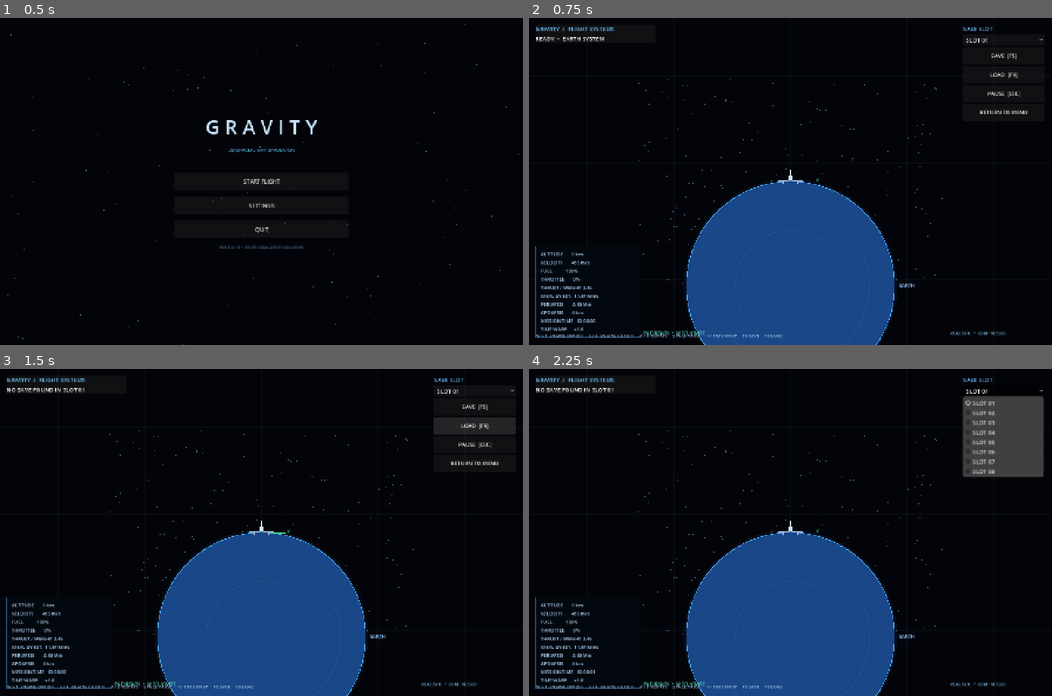
Above: before the commit, frames 1-4 (two rows, left to right).
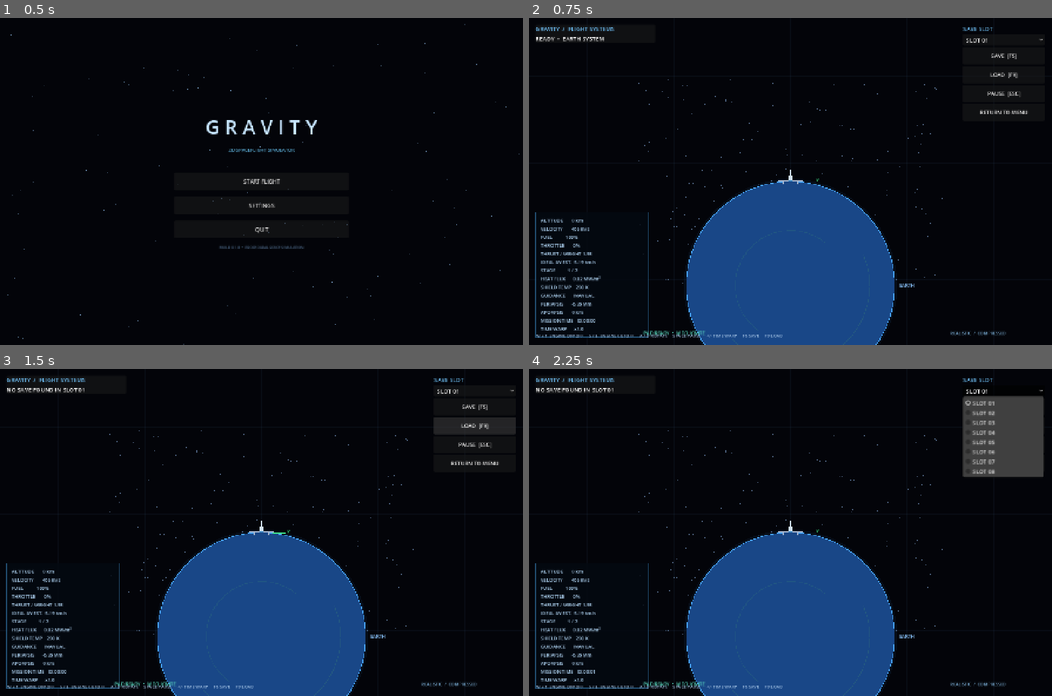
Above: after the commit, the same moments.

Repository: Blagos1195/Gravity-simulator
Game: Godot game, scene res://scenes/main.tscn
The game is run twice, just before and just after one commit, with the same random seed, the same clock (stepped at 60 frames per second) and the same inputs.
Inputs:
- Up to frame 1 (0.5 s): no input
- Up to frame 2 (0.75 s): click "START FLIGHT" at 0.5 s
- Up to frame 3 (1.5 s): click "LOAD [F9]" at 1.25 s
- Up to frame 4 (2.25 s): click "SLOT 01" at 2 s

Frame 1 is identical in both runs. In frame 2, 1.0% of the frame differs, in the area x 1-23%, y 59-98%; in frame 3, 1.0%; in frame 4, 1.0%.

Commit message:
Add adaptive integration, staging, gimbal, aero heating and guidance

Diff:
--- a/Gravity/scripts/simulation_view.gd
+++ b/Gravity/scripts/simulation_view.gd
@@ -4,13 +4,21 @@
 const G := PlanetarySystem.G
 const EARTH_MASS := PlanetarySystem.EARTH_MASS
 const EARTH_RADIUS := PlanetarySystem.EARTH_RADIUS
-const ROCKET_DRY_MASS := 12000.0
-const FUEL_CAPACITY := 300000.0
-const SEA_LEVEL_THRUST := 7.5e6
-const VACUUM_THRUST := 9.0e6
-const FUEL_FLOW := 2058.0
+const FIRST_STAGE_DRY_MASS := 12000.0
+const UPPER_STAGE_DRY_MASS := 3000.0
+const FIRST_STAGE_FUEL := 300000.0
+const UPPER_STAGE_FUEL := 80000.0
+const FIRST_STAGE_THRUST := 7.5e6
+const FIRST_STAGE_VACUUM_THRUST := 9.0e6
+const UPPER_STAGE_THRUST := 1.2e6
+const UPPER_STAGE_VACUUM_THRUST := 1.5e6
+const FIRST_STAGE_FLOW := 2058.0
+const UPPER_STAGE_FLOW := 300.0
 const DRAG_AREA := 0.45
+const LIFT_AREA := 1.8
+const DRAG_COEFFICIENT := 0.45
 const EARTH_ROTATION_RATE := 7.2921159e-5
+const MAX_HEAT_FLUX := 18.0
 
 var realism := "Realistic"
 var world_scale := "Compressed"
@@ -21,8 +29,15 @@
 var rocket_position := Vector2(0, -EARTH_RADIUS - 2.0)
 var velocity := Vector2(EARTH_RADIUS * EARTH_ROTATION_RATE, 0.0)
 var rotation_angle := 0.0
-var fuel := FUEL_CAPACITY
+var fuel := FIRST_STAGE_FUEL
+var stage_index := 0
+var discarded_stage_mass := 0.0
 var throttle := 0.0
+var gimbal_angle := 0.0
+var guidance_enabled := false
+var heat_flux_mw := 0.0
+var heat_shield_temperature := 290.0
+var peak_heat_flux_mw := 0.0
 var camera_zoom := 0.000045
 var camera_offset := Vector2.ZERO
 var trail: Array[Vector2] = []
@@ -45,10 +60,13 @@
 
 func _process(delta: float) -> void:
     if not paused:
-        var steps := maxi(1, int(ceil(time_warp * delta / 0.05)))
-        var step_delta := time_warp * delta / float(steps)
-        for i in range(steps):
+        var remaining := time_warp * delta
+        var iterations := 0
+        while remaining > 0.000001 and iterations < 20000:
+            var step_delta := minf(remaining, _adaptive_step_size())
             _physics_step(step_delta)
+            remaining -= step_delta
+            iterations += 1
     trail_timer += delta
     if trail_timer >= 0.12:
         trail_timer = 0.0
@@ -67,22 +85,35 @@
         if inward_speed < 0.0:
             velocity -= surface_normal * inward_speed
 
+    if guidance_enabled:
+        _update_guidance(dt)
+
     throttle = 1.0 if thrust_key_down and fuel > 0.0 else 0.0
-    var fuel_used := minf(fuel, FUEL_FLOW * throttle * dt)
+    var engine_flow := FIRST_STAGE_FLOW if stage_index == 0 else UPPER_STAGE_FLOW
+    var fuel_used := minf(fuel, engine_flow * throttle * dt)
     var average_fuel := fuel - fuel_used * 0.5
-    var mass := ROCKET_DRY_MASS + average_fuel
+    var upper_stack_mass := UPPER_STAGE_DRY_MASS + UPPER_STAGE_FUEL if stage_index == 0 else 0.0
+    var active_dry_mass := FIRST_STAGE_DRY_MASS if stage_index == 0 else UPPER_STAGE_DRY_MASS
+    var mass := active_dry_mass + upper_stack_mass + average_fuel
     var thrust := _engine_thrust(maxf(0.0, altitude)) * throttle
-    var thrust_acceleration := Vector2.UP.rotated(rotation_angle) * (thrust / maxf(1.0, mass))
+    var thrust_direction := Vector2.UP.rotated(rotation_angle + gimbal_angle)
+    var thrust_acceleration := thrust_direction * (thrust / maxf(1.0, mass))
 
     var initial_gravity := PlanetarySystem.gravity_acceleration(rocket_position, sim_time - dt)
-    var initial_drag := _aerodynamic_acceleration(rocket_position, velocity, mass)
-    velocity += (initial_gravity + initial_drag + thrust_acceleration) * (0.5 * dt)
+    var initial_aero := _aerodynamic_acceleration(rocket_position, velocity, mass)
+    velocity += (initial_gravity + initial_aero) * (0.5 * dt)
     rocket_position += velocity * dt
 
     var final_gravity := PlanetarySystem.gravity_acceleration(rocket_position, sim_time)
-    var final_drag := _aerodynamic_acceleration(rocket_position, velocity, mass)
-    velocity += (final_gravity + final_drag + thrust_acceleration) * (0.5 * dt)
+    var final_aero := _aerodynamic_acceleration(rocket_position, velocity, mass)
+    velocity += (final_gravity + final_aero + thrust_acceleration) * (0.5 * dt)
+    velocity += thrust_acceleration * (0.5 * dt)
     fuel = maxf(0.0, fuel - fuel_used)
+
+    _update_heating(dt, rocket_position.length() - EARTH_RADIUS, velocity.length())
+
+    if fuel <= 0.0 and stage_index == 0:
+        _separate_stage()
 
     var final_radius := rocket_position.length()
     if final_radius < EARTH_RADIUS + 0.5:
@@ -93,11 +124,20 @@
             velocity -= surface_normal * surface_velocity
 
     var final_altitude := maxf(0.0, rocket_position.length() - EARTH_RADIUS)
-    status_message = "ENGINE FIRING  •  T+%s" % _format_time(sim_time) if throttle > 0.0 else "PAD READY  •  W TO IGNITE" if final_altitude < 100.0 else "FLIGHT ACTIVE"
+    status_message = "STAGE %d  •  ENGINE FIRING" % (stage_index + 1) if throttle > 0.0 else "PAD READY  •  W TO IGNITE" if final_altitude < 100.0 else "FLIGHT ACTIVE"
+
+func _adaptive_step_size() -> float:
+    var altitude := maxf(0.0, rocket_position.length() - EARTH_RADIUS)
+    var gravity := G * EARTH_MASS / pow(rocket_position.length(), 2.0)
+    var dynamic_limit := 0.08 * sqrt(maxf(1.0, altitude + 1000.0) / maxf(0.1, gravity))
+    var atmosphere_limit := 5000.0 / maxf(100.0, velocity.length()) if altitude < PlanetarySystem.ATMOSPHERE_HEIGHT else 0.25
+    return clampf(minf(dynamic_limit, atmosphere_limit), 0.002, 0.25)
 
 func _engine_thrust(altitude: float) -> float:
     var vacuum_fraction := clampf(altitude / 100000.0, 0.0, 1.0)
-    return lerpf(SEA_LEVEL_THRUST, VACUUM_THRUST, vacuum_fraction)
+    if stage_index == 0:
+        return lerpf(FIRST_STAGE_THRUST, FIRST_STAGE_VACUUM_THRUST, vacuum_fraction)
+    return lerpf(UPPER_STAGE_THRUST, UPPER_STAGE_VACUUM_THRUST, vacuum_fraction)
 
 func _aerodynamic_acceleration(position: Vector2, current_velocity: Vector2, mass: float) -> Vector2:
     if realism not in ["Realistic", "Hardcore"]:
@@ -111,8 +151,42 @@
     var relative_speed := relative_velocity.length()
     if relative_speed < 0.01:
         return Vector2.ZERO
-    var drag_force := 0.5 * density * relative_speed * relative_speed * DRAG_AREA
-    return -relative_velocity.normalized() * (drag_force / maxf(1.0, mass))
+    var direction := relative_velocity / relative_speed
+    var nose := Vector2.UP.rotated(rotation_angle + gimbal_angle)
+    var angle_of_attack := asin(clampf(nose.cross(direction), -1.0, 1.0))
+    var drag_force := 0.5 * density * relative_speed * relative_speed * DRAG_AREA * DRAG_COEFFICIENT
+    var lift_force := 0.5 * density * relative_speed * relative_speed * LIFT_AREA * sin(2.0 * angle_of_attack) * 0.35
+    var lift_direction := Vector2(-direction.y, direction.x)
+    return -direction * (drag_force / maxf(1.0, mass)) + lift_direction * (lift_force / maxf(1.0, mass))
+
+func _update_heating(dt: float, altitude: float, speed: float) -> void:
+    if altitude >= PlanetarySystem.ATMOSPHERE_HEIGHT:
+        heat_flux_mw = 0.0
+    else:
+        var density := PlanetarySystem.atmospheric_density(altitude)
+        heat_flux_mw = 1.83e-4 * sqrt(maxf(0.0, density)) * pow(speed, 3.0) / 1000000.0
+    peak_heat_flux_mw = maxf(peak_heat_flux_mw, heat_flux_mw)
+    var heating_rate := heat_flux_mw * 0.018
+    var cooling_rate := maxf(0.0, heat_shield_temperature - 290.0) * 0.0008
+    heat_shield_temperature = maxf(290.0, heat_shield_temperature + (heating_rate - cooling_rate) * dt)
+
+func _separate_stage() -> void:
+    if stage_index != 0:
+        return
+    discarded_stage_mass += FIRST_STAGE_DRY_MASS
+    stage_index = 1
+    fuel = UPPER_STAGE_FUEL
+
+func _update_guidance(dt: float) -> void:
+    var radial := rocket_position.normalized()
+    var altitude := maxf(0.0, rocket_position.length() - EARTH_RADIUS)
+    var pitch_above_horizon := lerpf(90.0, 5.0, clampf(altitude / 100000.0, 0.0, 1.0))
+    if velocity.length() > 1500.0:
+        pitch_above_horizon = minf(pitch_above_horizon, 12.0)
+    var tangent := Vector2(-radial.y, radial.x)
+    var target_direction := radial * sin(deg_to_rad(pitch_above_horizon)) + tangent * cos(deg_to_rad(pitch_above_horizon))
+    var target_rotation := target_direction.angle() - Vector2.UP.angle()
+    rotation_angle = lerp_angle(rotation_angle, target_rotation, clampf(dt * 0.08, 0.0, 1.0))
 
 func _input(event: InputEvent) -> void:
     if event is InputEventKey:
@@ -147,6 +221,14 @@
                 show_grid = not show_grid
             KEY_V:
                 show_vectors = not show_vectors
+            KEY_H:
+                guidance_enabled = not guidance_enabled
+            KEY_Q:
+                gimbal_angle = clampf(gimbal_angle - deg_to_rad(1.0), deg_to_rad(-8.0), deg_to_rad(8.0))
+            KEY_E:
+                gimbal_angle = clampf(gimbal_angle + deg_to_rad(1.0), deg_to_rad(-8.0), deg_to_rad(8.0))
+            KEY_X:
+                _separate_stage()
     elif event is InputEventMouseButton and event.pressed:
         if event.button_index == MOUSE_BUTTON_WHEEL_UP:
             camera_zoom = minf(0.0003, camera_zoom * 1.15)
@@ -261,26 +343,34 @@
     var apoapsis := _apsis(true)
     var local_gravity := G * EARTH_MASS / pow(rocket_position.length(), 2.0)
     var current_thrust := _engine_thrust(altitude)
-    var thrust_to_weight := current_thrust / ((ROCKET_DRY_MASS + fuel) * local_gravity)
-    var effective_exhaust_velocity := current_thrust / FUEL_FLOW
-    var remaining_delta_v := effective_exhaust_velocity * log((ROCKET_DRY_MASS + fuel) / ROCKET_DRY_MASS)
+    var active_dry_mass := FIRST_STAGE_DRY_MASS if stage_index == 0 else UPPER_STAGE_DRY_MASS
+    var upper_stack_mass := UPPER_STAGE_DRY_MASS + UPPER_STAGE_FUEL if stage_index == 0 else 0.0
+    var current_mass := active_dry_mass + upper_stack_mass + fuel
+    var engine_flow := FIRST_STAGE_FLOW if stage_index == 0 else UPPER_STAGE_FLOW
+    var thrust_to_weight := current_thrust / (current_mass * local_gravity)
+    var effective_exhaust_velocity := current_thrust / engine_flow
+    var remaining_delta_v := effective_exhaust_velocity * log(maxf(1.0, current_mass) / maxf(1.0, active_dry_mass + upper_stack_mass))
     var lines := [
         "ALTITUDE       %s" % _format_distance(altitude),
         "VELOCITY       %s" % _format_speed(orbital_speed),
-        "FUEL           %s%%" % str(roundi(100.0 * fuel / FUEL_CAPACITY)),
+        "FUEL           %s%%" % str(roundi(100.0 * fuel / (FIRST_STAGE_FUEL if stage_index == 0 else UPPER_STAGE_FUEL))),
         "THROTTLE       %s%%" % str(roundi(throttle * 100.0)),
         "THRUST / WEIGHT %.2f" % thrust_to_weight,
         "IDEAL ΔV EST.  %.2f km/s" % (remaining_delta_v / 1000.0),
+        "STAGE          %d / 2" % (stage_index + 1),
+        "HEAT FLUX      %.2f MW/m²" % heat_flux_mw,
+        "SHIELD TEMP    %.0f K" % heat_shield_temperature,
+        "GUIDANCE       %s" % ("AUTO" if guidance_enabled else "MANUAL"),
         "PERIAPSIS      %s" % _format_distance(periapsis),
         "APOAPSIS       %s" % _format_distance(apoapsis),
         "MISSION TIME   %s" % _format_time(sim_time),
         "TIME WARP      x%s" % str(snappedf(time_warp, 0.01))
     ]
-    var box := Rect2(Vector2(18, size.y - 272), Vector2(290, 251))
+    var box := Rect2(Vector2(18, size.y - 365), Vector2(310, 344))
     draw_rect(box, Color(0.015, 0.035, 0.065, 0.86), true)
     draw_rect(box, Color(0.18, 0.42, 0.6, 0.7), false, 1.0)
     for i in range(lines.size()):
-        draw_string(ThemeDB.fallback_font, Vector2(32, size.y - 245 + i * 23), lines[i], HORIZONTAL_ALIGNMENT_LEFT, -1, 13, Color(0.68, 0.82, 0.94))
+        draw_string(ThemeDB.fallback_font, Vector2(32, size.y - 338 + i * 23), lines[i], HORIZONTAL_ALIGNMENT_LEFT, -1, 13, Color(0.68, 0.82, 0.94))
     draw_string(ThemeDB.fallback_font, Vector2(315, size.y - 28), status_message, HORIZONTAL_ALIGNMENT_LEFT, -1, 13, Color(0.35, 0.85, 0.75))
     draw_string(ThemeDB.fallback_font, Vector2(size.x - 280, size.y - 28), realism.to_upper() + "  /  " + world_scale.to_upper(), HORIZONTAL_ALIGNMENT_LEFT, -1, 12, Color(0.48, 0.68, 0.84))
 
@@ -324,6 +414,12 @@
         "velocity": [velocity.x, velocity.y],
         "rotation_angle": rotation_angle,
         "fuel": fuel,
+        "stage_index": stage_index,
+        "discarded_stage_mass": discarded_stage_mass,
+        "gimbal_angle": gimbal_angle,
+        "guidance_enabled": guidance_enabled,
+        "heat_shield_temperature": heat_shield_temperature,
+        "peak_heat_flux_mw": peak_heat_flux_mw,
         "throttle": throttle,
         "time_warp": time_warp,
         "paused": paused
@@ -336,7 +432,13 @@
     rocket_position = Vector2(float(p[0]), float(p[1]))
     velocity = Vector2(float(v[0]), float(v[1]))
     rotation_angle = float(data.get("rotation_angle", 0.0))
-    fuel = float(data.get("fuel", FUEL_CAPACITY))
+    stage_index = int(data.get("stage_index", 0))
+    fuel = float(data.get("fuel", FIRST_STAGE_FUEL))
+    discarded_stage_mass = float(data.get("discarded_stage_mass", 0.0))
+    gimbal_angle = float(data.get("gimbal_angle", 0.0))
+    guidance_enabled = bool(data.get("guidance_enabled", false))
+    heat_shield_temperature = float(data.get("heat_shield_temperature", 290.0))
+    peak_heat_flux_mw = float(data.get("peak_heat_flux_mw", 0.0))
     throttle = float(data.get("throttle", 0.0))
     thrust_key_down = false
     time_warp = float(data.get("time_warp", 1.0))
